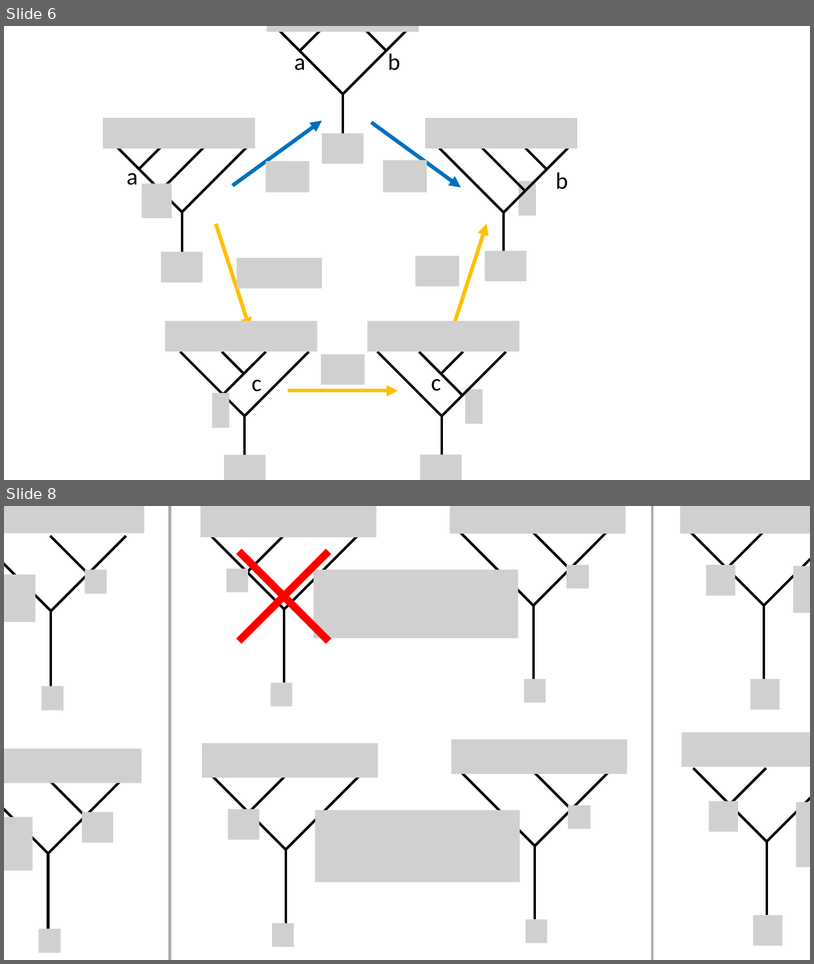
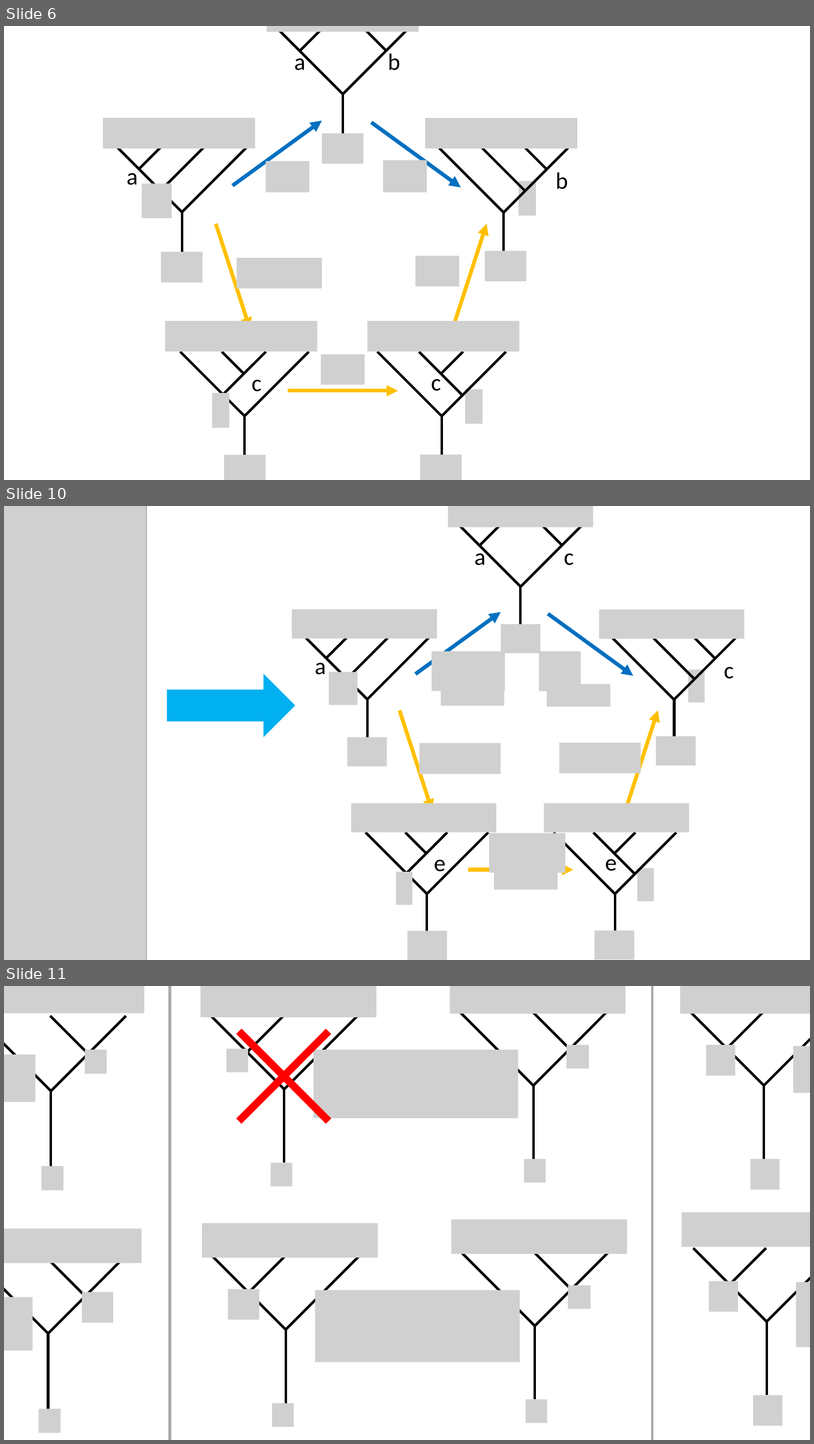
Before and after one commit to yk-liu/yk-liu.github.io, a slide deck: _posts/2019-05-14-Introduction-to-QC-and-TQC-Ising-Anyons/assets/pics.source.pptx. Shown one above the other, each under a label of ours: slides 6 and 8 before the commit, slides 6, 10 and 11 after it; the slides between them are not shown. The pictures are 814x964 and 814x1444 pixels, drawn with LibreOffice and Linux fonts; fonts in the diff are those of the drawing; grey boxes stand for pictures; background and template pictures are left out. Boxes give left, top, right and bottom in pixels: in the first picture for what was removed or moved away, otherwise in the second. Text is boxed around its words. In the diff, an @@ line names an element or a change of style, - is before the commit and + after.

```diff
--- a/_posts/2019-05-14-Introduction-to-QC-and-TQC-Ising-Anyons/assets/pics.source.pptx
+++ b/_posts/2019-05-14-Introduction-to-QC-and-TQC-Ising-Anyons/assets/pics.source.pptx
@@ slide 10 added at box(4, 506, 810, 960), background #FFFFFF @@
@@ picture added at box(4, 506, 147, 960) @@
@@ right arrow added at box(167, 673, 296, 737), fill #00B0F0 @@
@@ group added at box(292, 506, 745, 960): 25 lines, 22 pictures, 6 texts, 5 arrows @@
+a
+c
+e
+e
+a
+c
@@ what was slide 8 is now slide 11 @@
```
Also in this commit, not shown: 4 other slides added, 5 other files.
